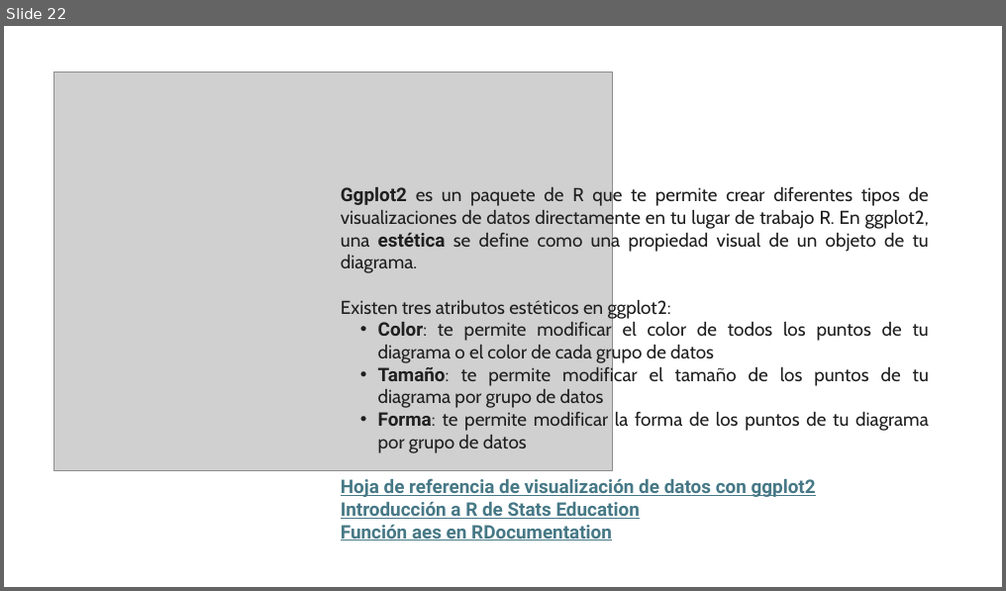
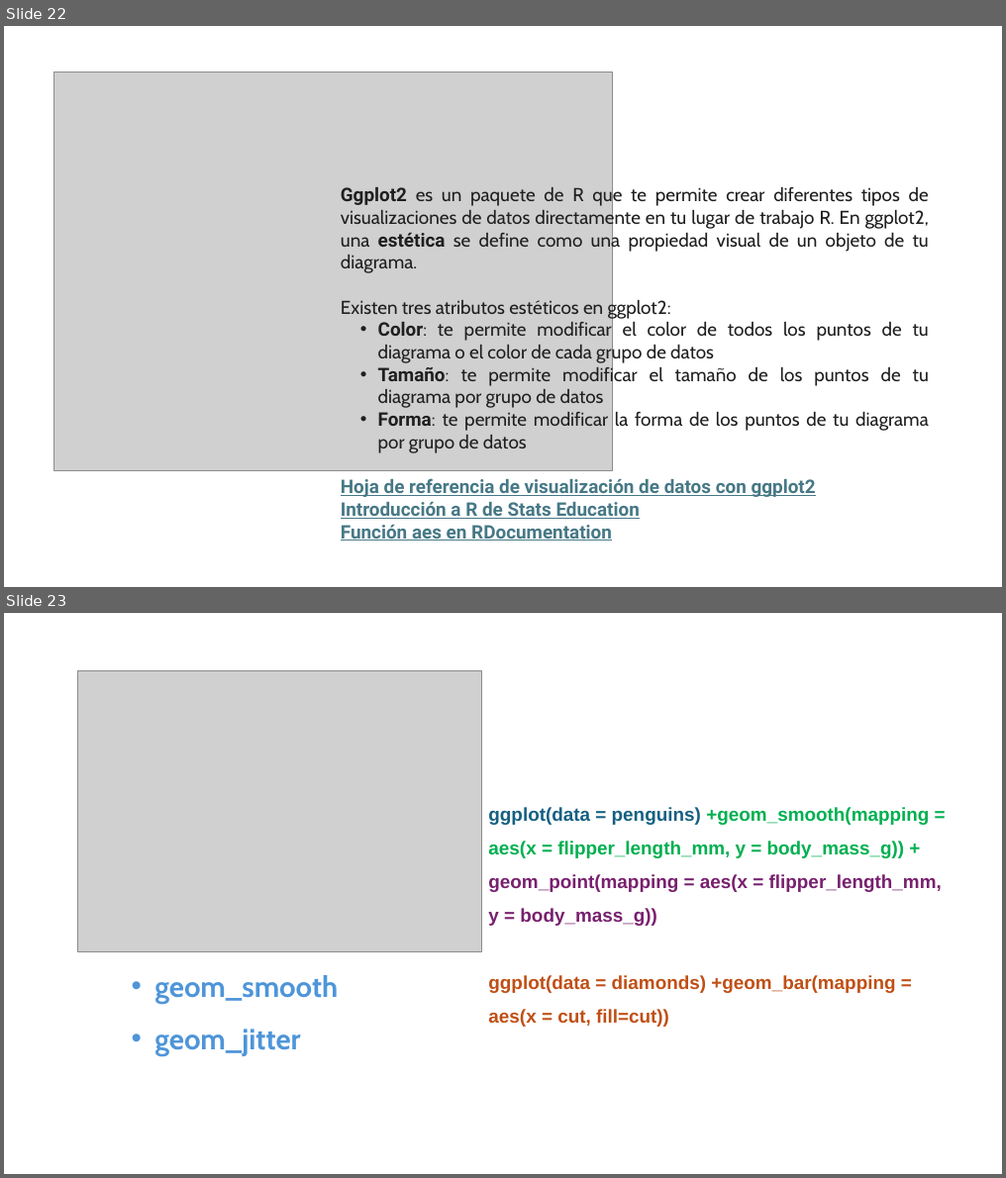
Before and after one commit to megath12/Data_Analysis_Google, a slide deck: 7_2_AnalisisD_programando_R.pptx. Shown one above the other, each under a label of ours: slide 22 before the commit, slides 22 and 23 after it. The pictures are 1006x591 and 1006x1178 pixels, drawn with LibreOffice and Linux fonts; fonts in the diff are those of the drawing; grey boxes stand for pictures. Boxes give left, top, right and bottom in pixels: in the first picture for what was removed or moved away, otherwise in the second. Text is boxed around its words. In the diff, an @@ line names an element or a change of style, - is before the commit and + after.

```diff
--- a/7_2_AnalisisD_programando_R.pptx
+++ b/7_2_AnalisisD_programando_R.pptx
@@ slide 23 added at bbox=[4, 613, 1002, 1174], background #FFFFFF @@
@@ picture added at bbox=[77, 670, 481, 953] @@
@@ text added at bbox=[488, 807, 942, 1027], 18 pt, text #00B050, bold @@
+ggplot(data = penguins) +geom_smooth(mapping = aes(x = flipper_length_mm, y = body_mass_g)) + geom_point(mapping = aes(x = flipper_length_mm, y = body_mass_g))
+ggplot(data = diamonds) +geom_bar(mapping = aes(x = cut, fill=cut))
@@ text added at bbox=[154, 975, 338, 1057], 28 pt, text #4E95D9, bold @@
+• geom_smooth
+• geom_jitter
```
Also in this commit, not shown: 1 other slide added, 1 slide removed, 1 other file.
